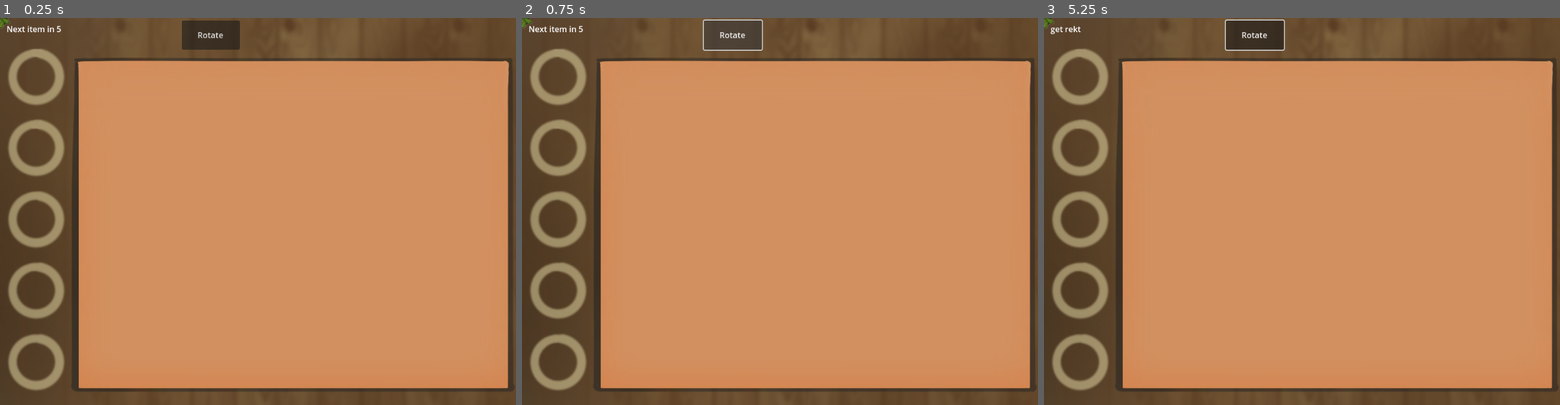
Above: before the commit, frames 1-3 (left to right).
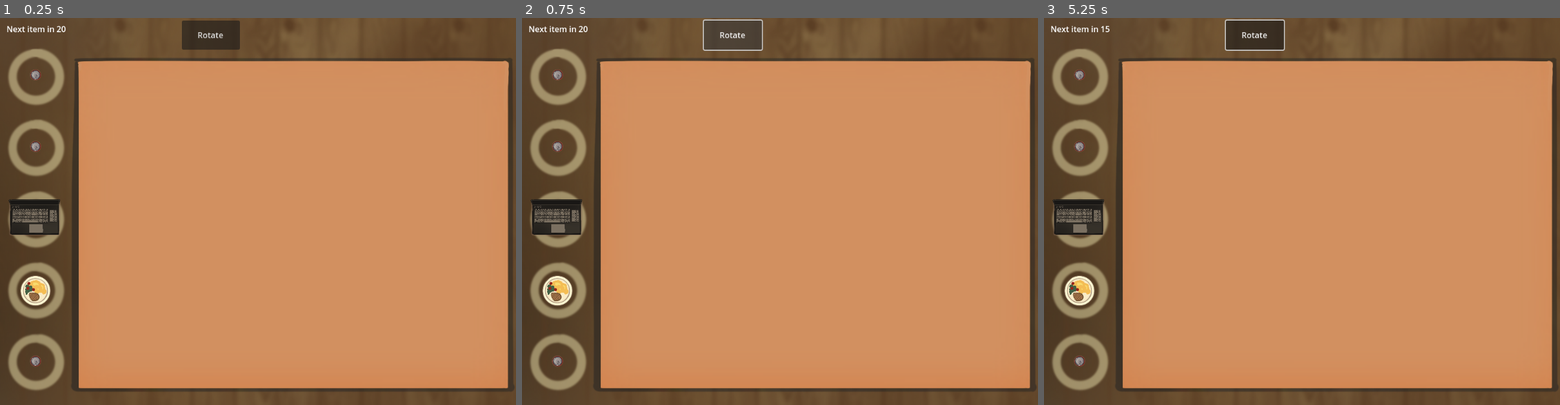
Above: after the commit, the same moments.

Repository: Nekaque/GJTraining
Game: Godot game, scene res://scenes/main.tscn
Same seed, same stepped clock (60 frames per second), same inputs: the game is played once before the commit and once after it.
Inputs (mouse positions are in pixels of both pictures, inside the frame that each line leads up to):
- Up to frame 1 (0.25 s): no input
- Up to frame 2 (0.75 s): click "Rotate" at 0.5 s
- Up to frame 3 (5.25 s): click "Rotate" at 1.25 s; click "Rotate" at 2 s; tap Enter at 2.75, 4.25 s; drag from (1044, 18) to (1338, 223) at 2.77 s; tap Space at 3.5, 5 s; drag from (1044, 18) to (1338, 223) at 3.52 s; move the mouse to (1044, 18) at 4.27 s; hold R (rotate) 4.28-5 s; click (1044, 18) at 4.55 s; drag from (1044, 18) to (1147, 153) at 5.02 s

The runs differ from the first frame. In frame 1, 1.4% of the frame differs, in the area x 0-13%, y 0-90%; in frame 2, 1.4%; in frame 3, 1.5%.
Error before the commit: Invalid assignment of property or key 'scale' with value of type 'float' on a base object of type 'Transform2D'. (res://scripts/item.gd:38)

Commit message:
colliders working

Diff:
--- a/scenes/item.tscn
+++ b/scenes/item.tscn
@@ -12,21 +12,21 @@
 [sub_resource type="RectangleShape2D" id="RectangleShape2D_6muww"]
 size = Vector2(43, 61)
 
-[sub_resource type="CircleShape2D" id="CircleShape2D_vljjh"]
+[sub_resource type="CircleShape2D" id="CircleShape2D_d265e"]
+radius = 13.1529
 
 [sub_resource type="CircleShape2D" id="CircleShape2D_ro5b8"]
-
-[sub_resource type="CircleShape2D" id="CircleShape2D_d265e"]
-radius = 13.1529
 
 [sub_resource type="RectangleShape2D" id="RectangleShape2D_5vp5n"]
 size = Vector2(99, 63)
 
-[sub_resource type="RectangleShape2D" id="RectangleShape2D_c4387"]
-size = Vector2(9, 46)
+[sub_resource type="CircleShape2D" id="CircleShape2D_vljjh"]
 
 [sub_resource type="RectangleShape2D" id="RectangleShape2D_v0cwl"]
 size = Vector2(5, 45)
+
+[sub_resource type="RectangleShape2D" id="RectangleShape2D_c4387"]
+size = Vector2(9, 46)
 
 [sub_resource type="CircleShape2D" id="CircleShape2D_xr48l"]
 radius = 18.0
@@ -36,22 +36,13 @@
 
 [node name="Sprite" type="AnimatedSprite2D" parent="."]
 sprite_frames = ExtResource("1_4gq7n")
-animation = &"pc"
-
-[node name="Col" type="CollisionShape2D" parent="."]
-position = Vector2(1, 3)
-shape = SubResource("CircleShape2D_s8enn")
+animation = &"book"
 
 [node name="TableColider" type="Area2D" parent="."]
 
 [node name="CollisionShape2D" type="CollisionShape2D" parent="TableColider"]
 position = Vector2(1, 1)
 shape = SubResource("RectangleShape2D_s8enn")
-
-[node name="Sprite" type="AnimatedSprite2D" parent="."]
-scale = Vector2(0.25, 0.25)
-sprite_frames = ExtResource("1_4gq7n")
-animation = &"plant"
 
 [node name="PlateCollider" type="CollisionShape2D" parent="."]
 visible = false
@@ -63,37 +54,38 @@
 position = Vector2(0.5, 1.5)
 shape = SubResource("RectangleShape2D_6muww")
 
-[node name="CactusCollider" type="CollisionShape2D" parent="."]
-visible = false
-shape = SubResource("CircleShape2D_vljjh")
+[node name="CoffeeCollider" type="CollisionShape2D" parent="."]
+position = Vector2(-7, -7.45061e-09)
+rotation = -0.0742677
+scale = Vector2(1, 1)
+shape = SubResource("CircleShape2D_d265e")
 
 [node name="CanCollider" type="CollisionShape2D" parent="."]
 visible = false
 position = Vector2(1, 1)
 shape = SubResource("CircleShape2D_ro5b8")
 
-[node name="CoffeeCollider" type="CollisionShape2D" parent="."]
-visible = false
-position = Vector2(-7, -7.45061e-09)
-rotation = -0.0742677
-shape = SubResource("CircleShape2D_d265e")
-
 [node name="PcCollider" type="CollisionShape2D" parent="."]
 visible = false
 position = Vector2(-1.5, 3.5)
 shape = SubResource("RectangleShape2D_5vp5n")
+
+[node name="CactusCollider" type="CollisionShape2D" parent="."]
+visible = false
+shape = SubResource("CircleShape2D_vljjh")
+
+[node name="PencilCollider" type="CollisionShape2D" parent="."]
+visible = false
+position = Vector2(1.5, -1.5)
+shape = SubResource("RectangleShape2D_v0cwl")
 
 [node name="PenCollider" type="CollisionShape2D" parent="."]
 visible = false
 position = Vector2(0.5, 0)
 shape = SubResource("RectangleShape2D_c4387")
 
-[node name="PencilCollider" type="CollisionShape2D" parent="."]
+[node name="PlantCollider" type="CollisionShape2D" parent="."]
 visible = false
-position = Vector2(1.5, -1.5)
-shape = SubResource("RectangleShape2D_v0cwl")
-
-[node name="PlantCollider" type="CollisionShape2D" parent="."]
 shape = SubResource("CircleShape2D_xr48l")
 
 [connection signal="area_entered" from="." to="." method="_on_area_entered"]
--- a/scripts/item.gd
+++ b/scripts/item.gd
@@ -6,9 +6,12 @@
 var on_table = false
 var from = -1
 var animations = ['steak', 'book', 'coffee', 'can', 'pc']
+@onready var colliders = [$PlateCollider, $BookCollider, $CoffeeCollider, $CanCollider, $PcCollider, $CactusCollider, $PencilCollider, $PenCollider, $PlantCollider]
+@onready var sprite = $Sprite
 var type = -1
 
-@onready var sprite = $Sprite
+func _ready() -> void:
+	pass
 
 func _on_mouse_entered() -> void:
 	mouse_in = true
@@ -17,9 +20,11 @@
 	mouse_in = false
 
 func _on_area_entered(area: Area2D) -> void:
+	print(area.get_groups())
 	if (area.is_in_group('Items')): Coll.collisions +=1
 
 func _on_area_exited(area: Area2D) -> void:
+	print(area.get_groups())
 	if (area.is_in_group('Items')): Coll.collisions -=1
 
 func _on_table_colider_area_entered(area: Area2D) -> void:
@@ -31,13 +36,14 @@
 func start_animation():
 	sprite.play()
 
-func picked():
-	$Sprite.transform.scale = 1
-
 func setup(i, num):
-	$Sprite.transform.scale = 0.25
-	$Sprite.animation = animations[num]
+	_ready()
+	global_scale = Vector2(0.25,0.25)
+	sprite.animation = animations[num]
+	for collider in colliders: collider.disabled = true
+	colliders[num].disabled = false
 	position = Vector2(70, i*142 + 112)
 	init_pos = position
+
 	from = i
 	type = num
--- a/scripts/main.gd
+++ b/scripts/main.gd
@@ -8,7 +8,7 @@
 var occupied = null
 var collided = 0
 var rest = 0
-var time = 5
+var time = 20
 var end = false
 var max_type = 4
 @onready var timer = $Timer
@@ -44,11 +44,12 @@
 				for it in items:
 					if it.mouse_in and it.movable:
 						dragging = it
-						dragging.scale = 1
+						dragging.global_scale = Vector2(1,1)
 			elif dragging:
 				if Coll.collisions >= 1 or !dragging.on_table:
 					dragging.position = dragging.init_pos
-					dragging.scale = 0.25
+					dragging.global_scale = Vector2(0.25,0.25)
+
 				else:
 					dragging.init_pos = dragging.position
 					if (dragging.from >= 0):
